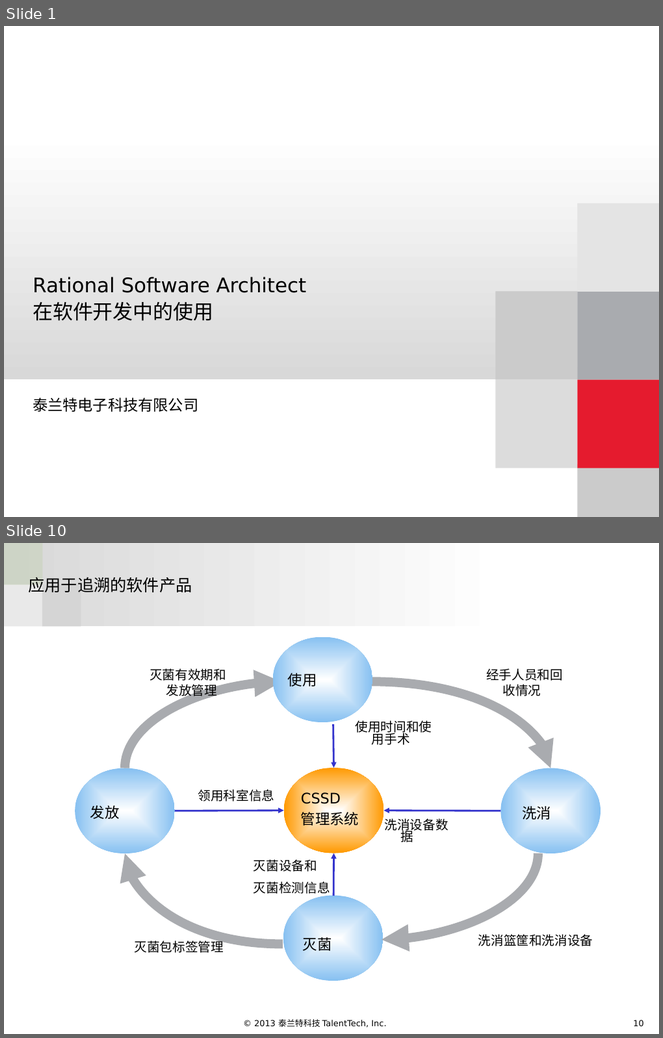
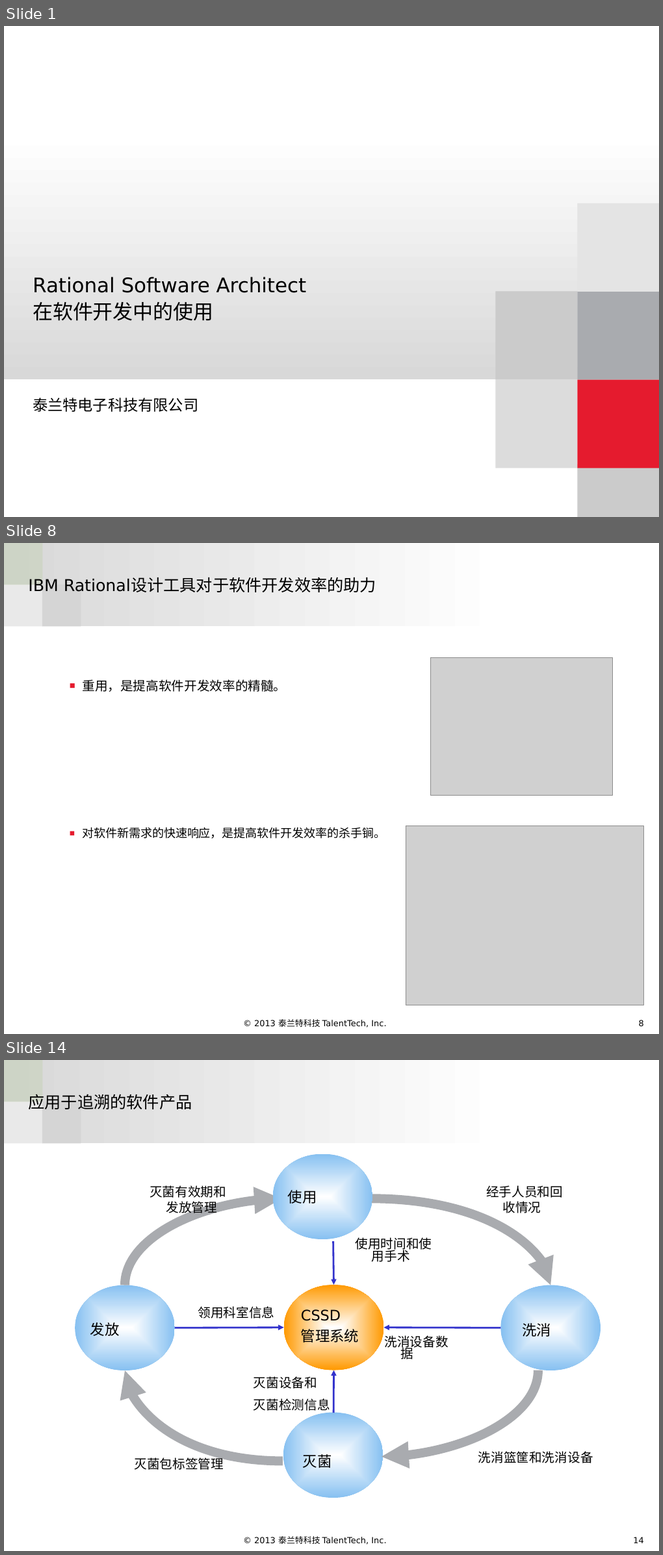
Before and after one commit to aqssxlzc/goagentAutoUpdate, a slide deck: RSA.pptx. Shown one above the other, each under a label of ours: slides 1 and 10 before the commit, slides 1, 8 and 14 after it; the slides between them are not shown. The pictures are 663x1038 and 663x1555 pixels, drawn with LibreOffice and Linux fonts; fonts in the diff are those of the drawing; grey boxes stand for pictures; background and template pictures are left out. Boxes give left, top, right and bottom in pixels: in the first picture for what was removed or moved away, otherwise in the second. Text is boxed around its words. In the diff, an @@ line names an element or a change of style, - is before the commit and + after.

```diff
--- a/RSA.pptx
+++ b/RSA.pptx
@@ slide 8 added at <box>4,543,659,1034</box>, background #FFFFFF; not listed: 6 template elements that a slide beside it also shows @@
@@ title added at <box>28,577,376,592</box>, 18 pt, text #000000 @@
+IBM Rational设计工具对于软件开发效率的助力
@@ picture added at <box>430,657,612,795</box> @@
@@ text added at <box>82,679,286,692</box>, 14 pt, text #000000 @@
+■ 重用，是提高软件开发效率的精髓。
@@ text added at <box>82,827,386,839</box>, 12.9 pt, text #000000 @@
+■ 对软件新需求的快速响应，是提高软件开发效率的杀手锏。
@@ picture added at <box>406,826,644,1006</box> @@
@@ what was slide 10 is now slide 14 @@
@@ page number at <box>633,1537,644,1544</box>: text changed @@
-10
+14
```
Also in this commit, not shown: 7 slides changed, 3 other slides added.
